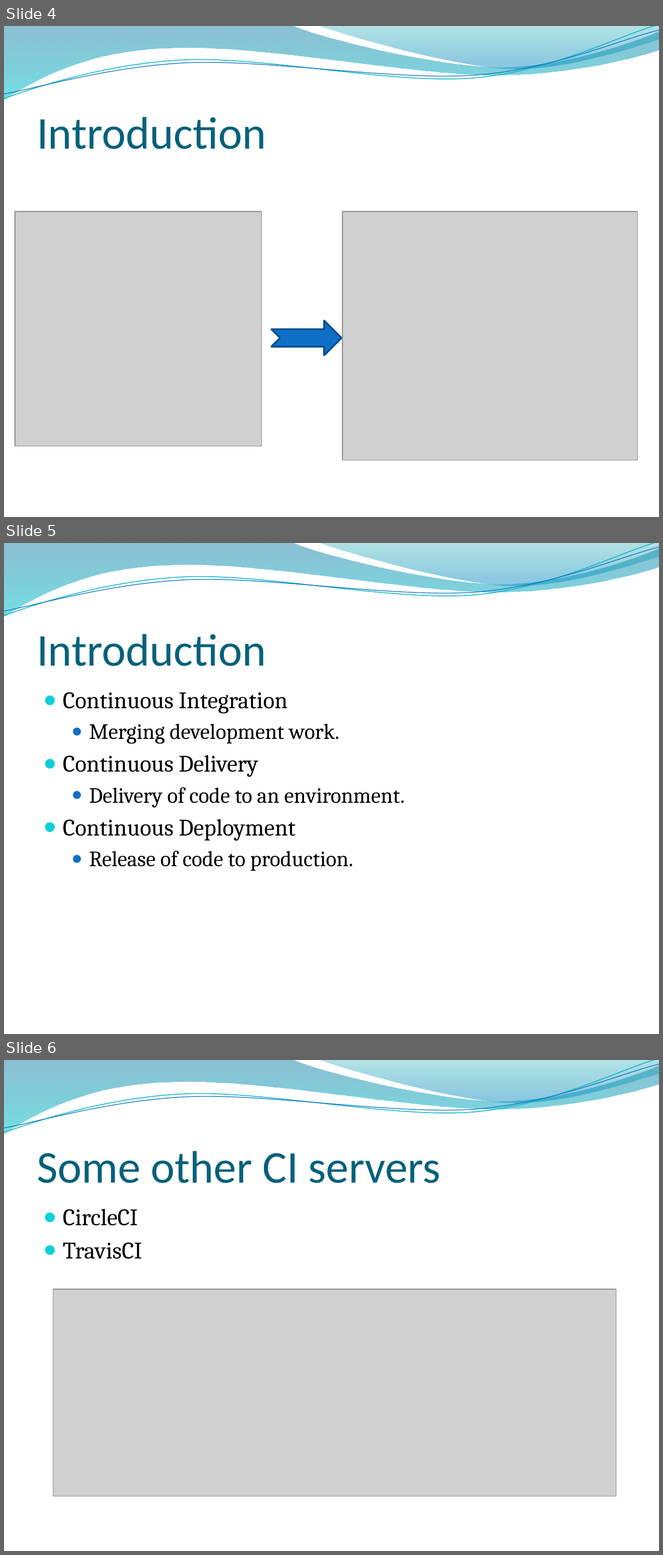
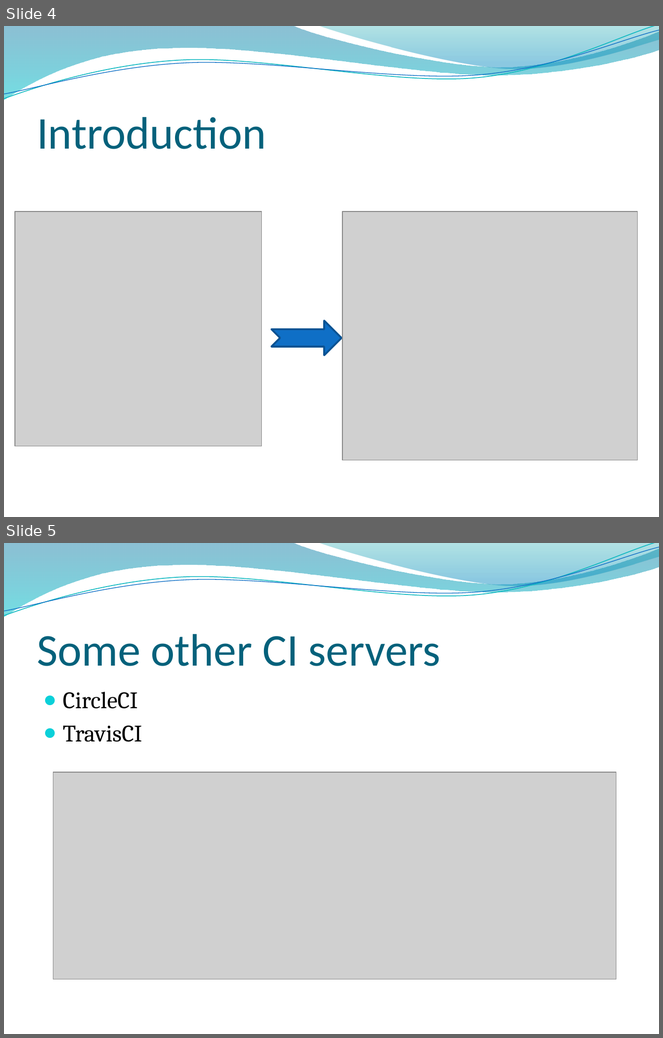
Before and after one commit to Ko38/IntroToJenkins, a slide deck: Introduction to Jenkins.pptx. Shown one above the other, each under a label of ours: slides 4, 5 and 6 before the commit, slides 4 and 5 after it. The pictures are 663x1555 and 663x1038 pixels, drawn with LibreOffice and Linux fonts; fonts in the diff are those of the drawing; grey boxes stand for pictures; background and template pictures are left out. Boxes give left, top, right and bottom in pixels: in the first picture for what was removed or moved away, otherwise in the second. Text is boxed around its words. In the diff, an @@ line names an element or a change of style, - is before the commit and + after.

```diff
--- a/Introduction to Jenkins.pptx
+++ b/Introduction to Jenkins.pptx
@@ slide 5 removed at <box>4,543,659,1034</box>, background picture (left out); not listed: 4 template elements that a slide beside it also shows @@
@@ title removed at <box>37,634,266,666</box> @@
-Introduction
@@ text removed at <box>63,692,405,871</box> @@
-● Continuous Integration
-  ● Merging development work.
-● Continuous Delivery
-  ● Delivery of code to an environment.
-● Continuous Deployment
-  ● Release of code to production.
@@ what was slide 6 is now slide 5 @@
```
Also in this commit, not shown: 1 slide changed, 4 other slides removed, 26 other files.
